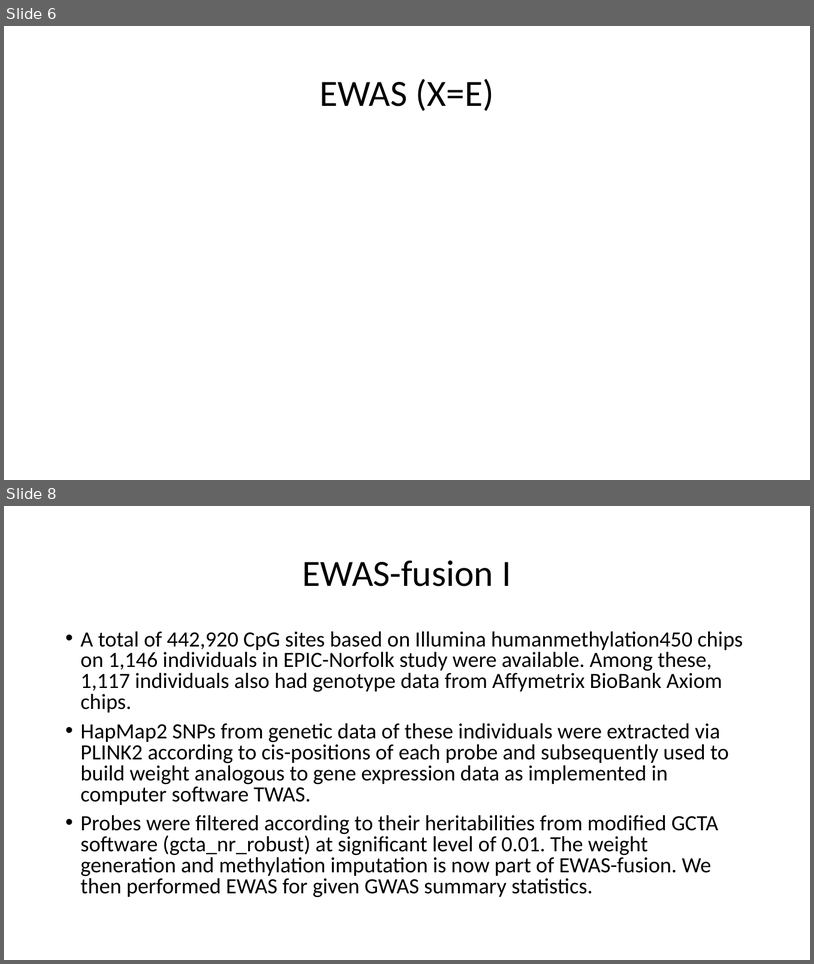
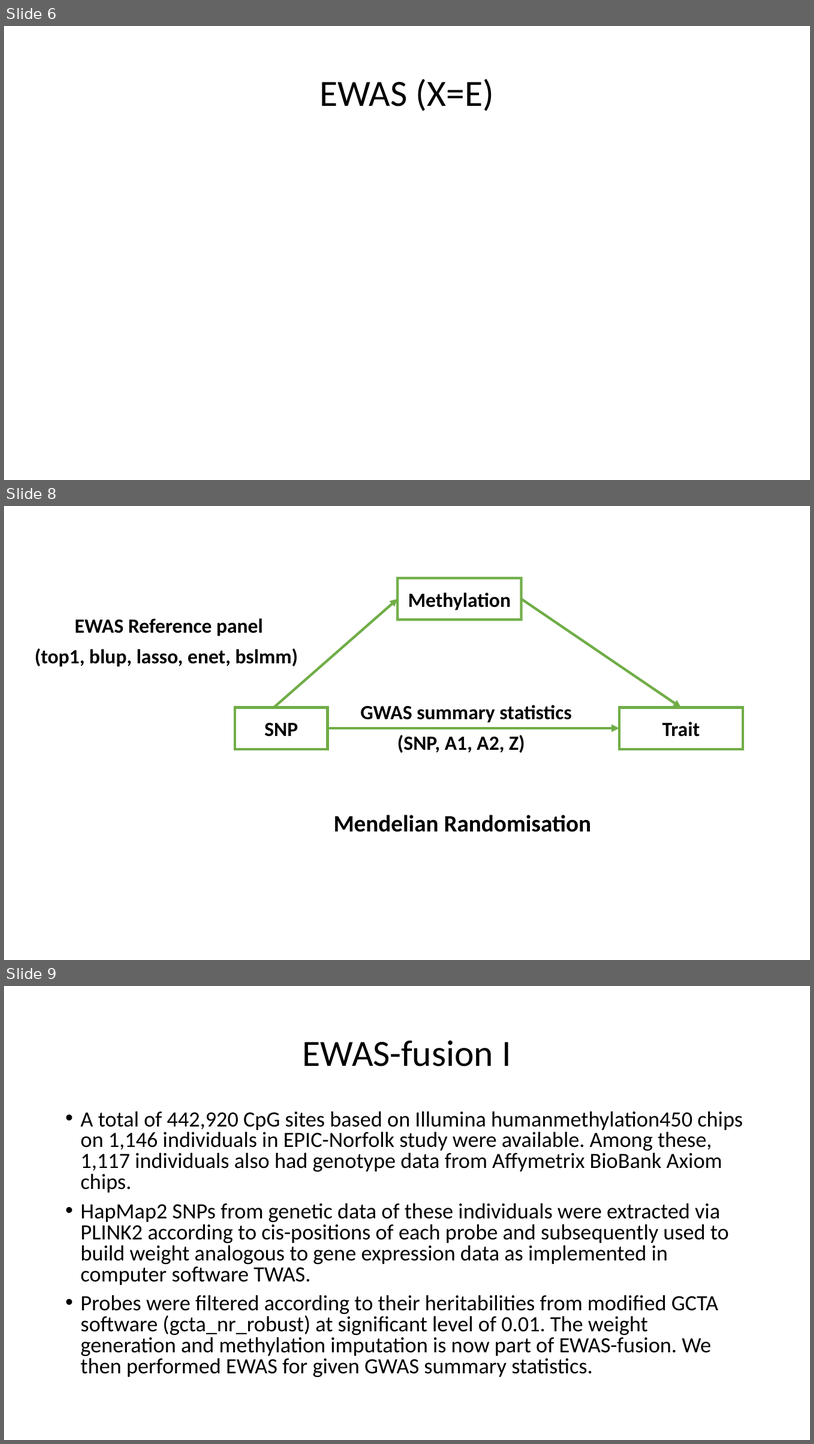
Before and after one commit to jinghuazhao/EWAS-fusion, a slide deck: README.pptx. Shown one above the other, each under a label of ours: slides 6 and 8 before the commit, slides 6, 8 and 9 after it; the slides between them are not shown. The pictures are 814x964 and 814x1444 pixels, drawn with LibreOffice and Linux fonts; fonts in the diff are those of the drawing; grey boxes stand for pictures. Boxes give left, top, right and bottom in pixels: in the first picture for what was removed or moved away, otherwise in the second. Text is boxed around its words. In the diff, an @@ line names an element or a change of style, - is before the commit and + after.

```diff
--- a/README.pptx
+++ b/README.pptx
@@ slide 8 added at <box>4,506,810,960</box>, background #FFFFFF @@
@@ rectangle added at <box>398,578,522,620</box>, fill #FFFFFF, outline #70AD47 3 pt, 24 pt, text #000000, bold @@
+Methylation
@@ arrow added from (274, 708) to (398, 598), #70AD47 3 pt @@
@@ arrow added from (522, 598) to (681, 708), #70AD47 3 pt @@
@@ text added at <box>75,618,263,636</box>, 24 pt, text #000000, bold @@
+EWAS Reference panel
@@ text added at <box>35,648,299,667</box>, 24 pt, text #000000, bold @@
+(top1, blup, lasso, enet, bslmm)
@@ rectangle added at <box>235,708,328,749</box>, fill #FFFFFF, outline #70AD47 3 pt, 24 pt, text #000000, bold @@
+SNP
@@ text added at <box>360,705,572,723</box>, 24 pt, text #000000, bold @@
+GWAS summary statistics
@@ rectangle added at <box>620,708,744,749</box>, fill #FFFFFF, outline #70AD47 3 pt, 24 pt, text #000000, bold @@
+Trait
@@ elbow arrow added from (327, 728) to (620, 728), #70AD47 3 pt @@
@@ text added at <box>398,735,525,753</box>, 24 pt, text #000000, bold @@
+(SNP, A1, A2, Z)
@@ text added at <box>334,814,592,832</box>, 28 pt, text #000000, bold @@
+Mendelian Randomisation
@@ what was slide 8 is now slide 9 @@
```
Also in this commit, not shown: 1 slide changed, 1 other file.
